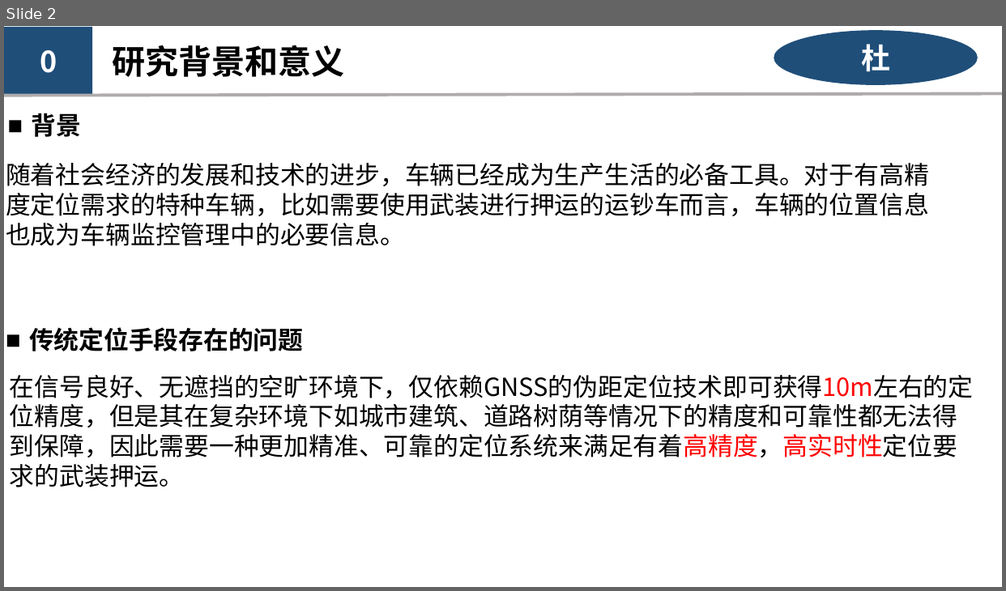
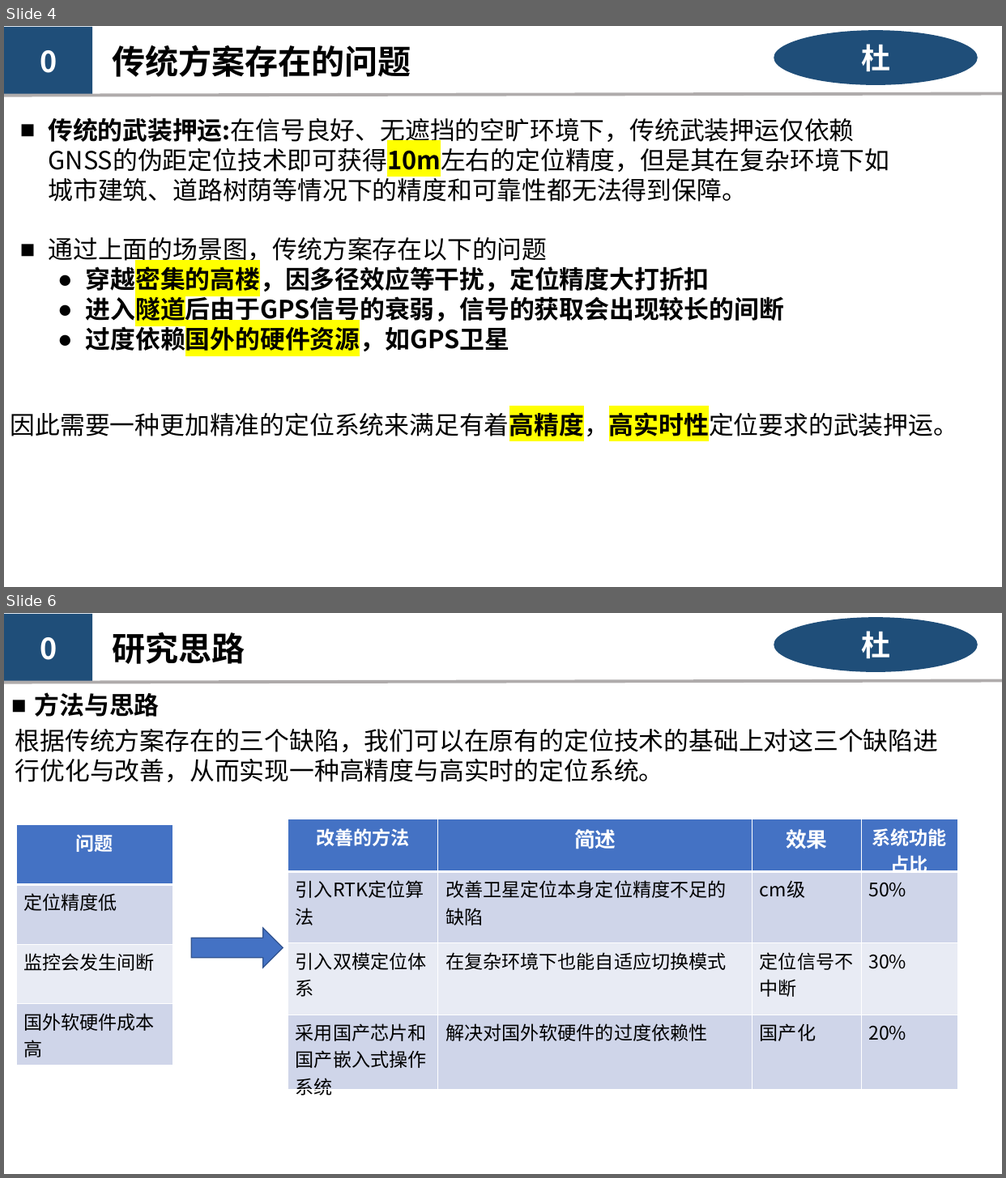
Before and after one commit to kashima19960/ppt-summary, a slide deck: du/RTK-Du.pptx. Shown one above the other, each under a label of ours: slide 2 before the commit, slides 4 and 6 after it; the slides between them are not shown. The pictures are 1006x591 and 1006x1178 pixels, drawn with LibreOffice and Linux fonts; fonts in the diff are those of the drawing. Boxes give left, top, right and bottom in pixels: in the first picture for what was removed or moved away, otherwise in the second. Text is boxed around its words. In the diff, an @@ line names an element or a change of style, - is before the commit and + after.

```diff
--- a/du/RTK-Du.pptx
+++ b/du/RTK-Du.pptx
@@ slide 6 added at (4,613,1002,1174), background #FFFFFF @@
@@ rectangle added at (4,614,92,682), fill #1F4E79, 28 pt, text #FFFFFF, bold @@
+0
@@ text added at (112,632,245,664), 32 pt, text #000000, bold @@
+研究思路
@@ ellipse added at (774,618,978,672), fill #1F4E79, 28 pt, text #FFFFFF, bold @@
+杜
@@ line added from (4, 683) to (1002, 680), #AFABAB 3 pt @@
@@ text added at (35,692,160,717), 24 pt, text #000000, bold @@
+■ 方法与思路
@@ text added at (15,729,939,782), 24 pt, text #000000 @@
+根据传统方案存在的三个缺陷，我们可以在原有的定位技术的基础上对这三个缺陷进行优化与改善，从而实现一种高精度与高实时的定位系统。
@@ table added at (16,825,172,1065), 4 rows, 1 columns @@
+问题
+定位精度低
+监控会发生间断
+国外软硬件成本高
@@ table added at (288,820,958,1102), 4 rows, 4 columns @@
+改善的方法 | 简述 | 效果 | 系统功能占比
+引入RTK定位算法 | 改善卫星定位本身定位精度不足的缺陷 | cm级 | 50%
+引入双模定位体系 | 在复杂环境下也能自适应切换模式 | 定位信号不中断 | 30%
+采用国产芯片和国产嵌入式操作系统 | 解决对国外软硬件的过度依赖性 | 国产化 | 20%
@@ right arrow added at (191,928,283,968), fill #4472C4, outline #325491 1 pt @@
@@ what was slide 2 is now slide 4 @@
@@ slide 4 changed as well @@
@@ text at (112,45,411,77): text changed @@
-研究背景和意义
+传统方案存在的问题
@@ text removed at (32,113,82,137) @@
-■ 背景
@@ text added at (49,118,890,356), 24 pt, text #000000 @@
+■ 传统的武装押运:在信号良好、无遮挡的空旷环境下，传统武装押运仅依赖GNSS的伪距定位技术即可获得10m左右的定位精度，但是其在复杂环境下如城市建筑、道路树荫等情况下的精度和可靠性都无法得到保障。
+■ 通过上面的场景图，传统方案存在以下的问题
+  ● 穿越密集的高楼，因多径效应等干扰，定位精度大打折扣
+  ● 进入隧道后由于GPS信号的衰弱，信号的获取会出现较长的间断
+  ● 过度依赖国外的硬件资源，如GPS卫星
@@ text removed at (6,163,929,246) @@
-随着社会经济的发展和技术的进步，车辆已经成为生产生活的必备工具。对于有高精度定位需求的特种车辆，比如需要使用武装进行押运的运钞车而言，车辆的位置信息也成为车辆监控管理中的必要信息。
@@ text removed at (29,327,303,352) @@
-■ 传统定位手段存在的问题
@@ text at (10,409,958,442): text changed @@
-在信号良好、无遮挡的空旷环境下，仅依赖GNSS的伪距定位技术即可获得10m左右的定位精度，但是其在复杂环境下如城市建筑、道路树荫等情况下的精度和可靠性都无法得到保障，因此需要一种更加精准、可靠的定位系统来满足有着高精度，高实时性定位要求的武装押运。
+  因此需要一种更加精准的定位系统来满足有着高精度，高实时性定位要求的武装押运。
```
Also in this commit, not shown: 7 other slides changed, 7 other slides added, 3 slides removed, 2 other files.
